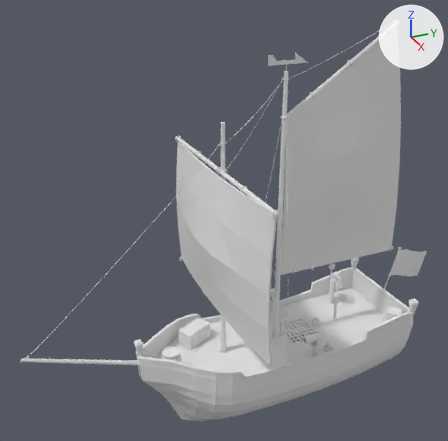
The FBX model Assets/Geometry/Ship.fbx: old version first, new version second.
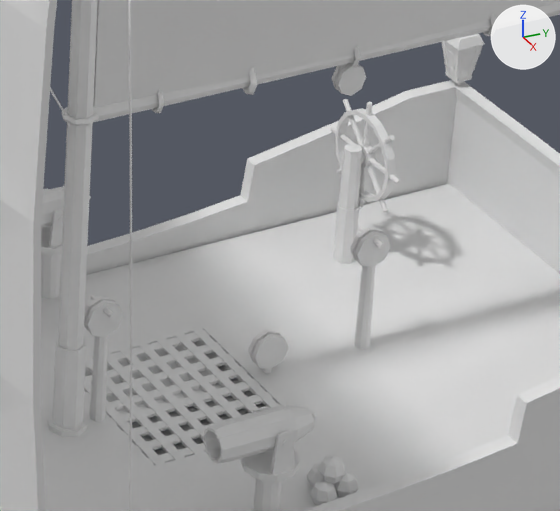
The first picture shows the older version from a 50 mm camera at (22.1, -12.7, 20.2) aimed at (-0.8, -2.4, 8.7). The close-ups show both versions on the part from 58% to 84% of the width and 57% to 80% of the height of that picture; other places that the commit changed are outside them. The lights are fixed; the arrows at upper right show +X, +Y and +Z. Where no turn or scale is listed for an object, it has been applied to the vertices. Vertices at the same position are counted once.

Objects in the first close-up: 'BackBoom', 'BackMast', 'BackMastCover', 'BackSail', 'CannonBallPile1', 'CannonPortHorizontal', 'CannonPortVertical', 'Floor', 'FrontSail', 'Grate', 'HalyardBase', 'HalyardRoll', 'Hull', 'SheetBase', 'SheetRoll1', 'SheetRoll2', 'SheetRoll3', 'SheetRollHandle', 'Wheel', 'WheelBase'.
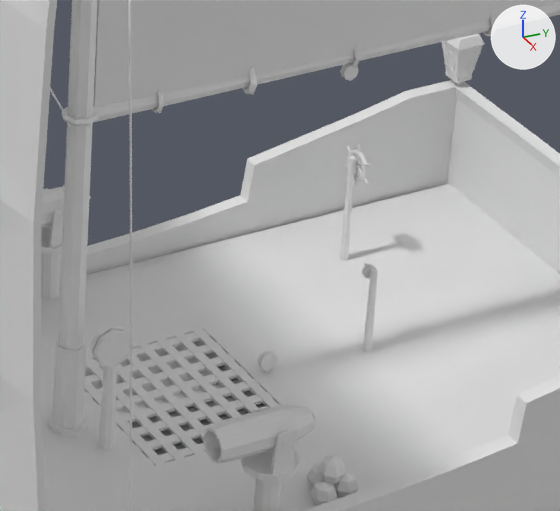
Where the newer file only moved an object's origin or applied its transform, the numbers keep the older frame.

What differs and where, as boxes [x1, y1, x2, y2] in the close-ups (560 x 511 px):
'Wheel', reshaped, moved (64% narrower, 64% shorter)
    before: [330, 99, 401, 212]
    after: [345, 145, 370, 185]
'HalyardRoll', moved
    before: [84, 296, 123, 337]
    after: [90, 325, 133, 367]
'HalyardBase', moved
    before: [90, 336, 108, 421]
    after: [99, 366, 117, 450]
'SheetBase', reshaped, moved (27% narrower)
    before: [354, 266, 375, 349]
    after: [363, 269, 378, 352]
'WheelBase', reshaped, moved
    before: [339, 144, 362, 210]
    after: [343, 156, 356, 232]
'SheetRoll3', reshaped, moved (48% narrower, 50% shorter)
    before: [248, 329, 289, 374]
    after: [257, 350, 278, 372]
'SheetRoll1', reshaped, moved (64% narrower, 61% shorter)
    before: [350, 227, 391, 267]
    after: [362, 264, 376, 279]
'SheetRoll2', reshaped, moved (43% narrower, 45% shorter)
    before: [332, 64, 366, 96]
    after: [340, 64, 359, 81]
'SheetRollHandle', moved (not visible afterwards)
    before: [358, 226, 385, 249]
part 1 of me_cylinder_088, added
    after: [364, 266, 376, 279]
part 2 of me_cylinder_088, deleted
    before: [355, 231, 391, 267]
part 3 of me_cylinder_088, deleted
    before: [350, 227, 383, 262]
part 4 of me_cylinder_091, added
    after: [257, 350, 274, 367]
part 5 of me_cylinder_091, deleted
    before: [252, 334, 289, 369]
part 6 of me_cylinder_091, deleted
    before: [248, 329, 281, 364]
part 8 of me_cylinder_090, added
    after: [343, 65, 359, 81]
part 9 of me_cylinder_090, deleted
    before: [336, 65, 366, 96]
part 10 of me_cylinder_090, deleted
    before: [332, 64, 359, 91]
part 12 of me_cylinder_083, added
    after: [355, 145, 360, 185]
part 13 of me_cylinder_083, rebuilt
    before: [360, 144, 376, 167]
    after: [347, 150, 368, 181]
part 14 of me_cylinder_083, added
    after: [347, 146, 368, 184]
part 15 of me_cylinder_083, deleted
    before: [330, 126, 401, 185]
part 16 of me_cylinder_083, deleted
    before: [335, 99, 396, 212]

Diff of the bpy script that builds the scene:
```diff
--- a/Assets/Geometry/Ship.fbx.py
+++ b/Assets/Geometry/Ship.fbx.py
@@ me_cylinder_083 @@
-me_cylinder_083.from_pydata(...)  # 144 vertices, 268 faces; spans x -0.63..0.63, y -0.049..0.049, z -0.63..0.63
+me_cylinder_083.from_pydata(...)  # 144 vertices, 272 faces; spans x -0.21..0.21, y -0.02..0.02, z -0.235..0.235
+# me_cylinder_083 part 12: a new loose piece, a 12-sided cylinder along z spanning x -0.012..0.012, y -0.013..0.013, z -0.235..0.235
+# me_cylinder_083 part 13: the loose piece of 16 vertices spanning x -0.127..0.127, y -0.049..0.049, z -0.127..0.127 is rebuilt with 48 vertices and now spans x -0.165..0.165, y -0.02..0.02, z -0.165..0.165
+# me_cylinder_083 part 14: a new loose piece of 24 vertices spanning x -0.21..0.21, y -0.013..0.013, z -0.128..0.128
+# me_cylinder_083 part 15: the loose piece of 16 vertices spanning x -0.63..0.63, y -0.029..0.029, z -0.029..0.029 is deleted
+# me_cylinder_083 part 16: 112 vertices removed from x -0.5..0.5, y -0.049..0.049, z -0.63..0.63
@@ me_cylinder_087 @@
-me_cylinder_087.from_pydata(...)  # 16 vertices, 28 faces; spans x -0.085..0.085, y -0.085..0.085, z -0.681..0.681
+me_cylinder_087.from_pydata(...)  # 16 vertices, 28 faces; spans x -0.049..0.049, y -0.049..0.049, z -0.669..0.669
+# me_cylinder_087 part 7: the whole mesh is rebuilt
@@ me_cylinder_091 @@
 me_cylinder_091.from_pydata(...)  # 64 vertices, 112 faces; spans x -0.067..0.067, y -0.199..0.199, z -0.099..0.391
+# me_cylinder_091 part 4: a new loose piece, an 8-sided cylinder along x spanning x -0.035..-0.008, y -0.102..0.102, z -0.003..0.2
+# me_cylinder_091 part 5: the loose piece of 16 vertices spanning x 0.016..0.067, y -0.199..0.199, z -0.007..0.391 is deleted
+# me_cylinder_091 part 6: the loose piece of 16 vertices spanning x -0.067..-0.016, y -0.199..0.199, z -0.007..0.391 is deleted
@@ me_cylinder_088 @@
 me_cylinder_088.from_pydata(...)  # 48 vertices, 84 faces; spans x -0.067..0.067, y -0.199..0.199, z -0.199..0.199
+# me_cylinder_088 part 1: a new loose piece, an 8-sided cylinder along x spanning x 0.006..0.025, y -0.073..0.073, z -0.073..0.073
+# me_cylinder_088 part 2: the loose piece of 16 vertices spanning x 0.016..0.067, y -0.199..0.199, z -0.199..0.199 is deleted
+# me_cylinder_088 part 3: the loose piece of 16 vertices spanning x -0.067..-0.016, y -0.199..0.199, z -0.199..0.199 is deleted
@@ me_cylinder_074 @@
-me_cylinder_074.from_pydata(...)  # 16 vertices, 28 faces; spans x -0.12..0.12, y -0.13..0.12, z -1.0..1.0
+me_cylinder_074.from_pydata(...)  # 16 vertices, 28 faces; spans x -0.05..0.05, y -0.05..0.05, z -0.87..0.87
+# me_cylinder_074 part 11: the whole mesh is rebuilt
@@ me_cylinder_090 @@
 me_cylinder_090.from_pydata(...)  # 48 vertices, 84 faces; spans x -0.061..0.061, y -0.16..0.16, z -0.17..0.17
+# me_cylinder_090 part 8: a new loose piece, an 8-sided cylinder along x spanning x 0.008..0.033, y -0.086..0.086, z -0.092..0.092
+# me_cylinder_090 part 9: the loose piece of 16 vertices spanning x 0.014..0.061, y -0.16..0.16, z -0.17..0.17 is deleted
+# me_cylinder_090 part 10: the loose piece of 16 vertices spanning x -0.061..-0.014, y -0.16..0.16, z -0.17..0.17 is deleted
@@ ob_wheel @@
 ob_wheel = bpy.data.objects.new('Wheel', me_cylinder_083)
-ob_wheel.location = (-1.49, 4.349, 3.611)
+ob_wheel.location = (-1.49, 4.262, 3.51)
@@ ob_sheetbase @@
 ob_sheetbase = bpy.data.objects.new('SheetBase', me_cylinder_087)
-ob_sheetbase.location = (0.0, 3.432, 2.74)
+ob_sheetbase.location = (0.1, 3.432, 2.661)
@@ ob_sheetrollhandle @@
 ob_sheetrollhandle = bpy.data.objects.new('SheetRollHandle', me_cylinder_089)
-ob_sheetrollhandle.location = (0.0, 3.432, 3.662)
+ob_sheetrollhandle.location = (-0.033, 3.433, 3.313)
@@ ob_sheetroll3 @@
 ob_sheetroll3 = bpy.data.objects.new('SheetRoll3', me_cylinder_091)
-ob_sheetroll3.location = (0.0, 2.293, 2.441)
+ob_sheetroll3.location = (0.0, 2.293, 2.404)
@@ ob_sheetroll1 @@
 ob_sheetroll1 = bpy.data.objects.new('SheetRoll1', me_cylinder_088)
-ob_sheetroll1.location = (0.0, 3.432, 3.546)
+ob_sheetroll1.location = (0.017, 3.433, 3.271)
@@ ob_wheelbase @@
 ob_wheelbase = bpy.data.objects.new('WheelBase', me_cylinder_074)
-ob_wheelbase.location = (-1.49, 4.188, 2.74)
+ob_wheelbase.location = (-1.49, 4.188, 2.757)
@@ ob_halyardbase @@
 ob_halyardbase = bpy.data.objects.new('HalyardBase', me_cylinder_092)
-ob_halyardbase.location = (0.0, 0.339, 2.74)
+ob_halyardbase.location = (0.459, 0.184, 2.719)
@@ ob_halyardroll @@
 ob_halyardroll = bpy.data.objects.new('HalyardRoll', me_cylinder_093)
-ob_halyardroll.location = (0.0, 0.339, 3.546)
+ob_halyardroll.location = (0.459, 0.184, 3.525)
@@ ob_sheetroll2 @@
 ob_sheetroll2 = bpy.data.objects.new('SheetRoll2', me_cylinder_090)
-ob_sheetroll2.location = (0.0, 3.003, 5.592)
+ob_sheetroll2.location = (0.0, 3.003, 5.668)
```
